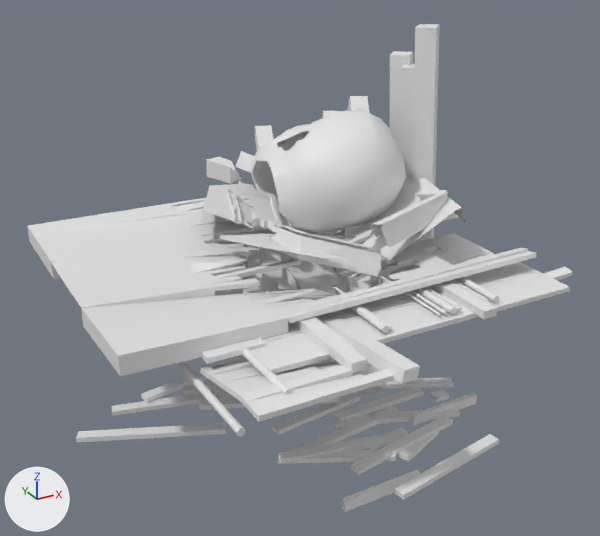
What one commit did to the FBX model project-middleisle/Assets/Geometry/Props/Head piece fix3.fbx.
Camera for both pictures: a 50 mm camera at (-16.13, -24.65, 8.94) aimed at (-5.44, -5.19, -0.79). Every picture has the same lights, and +X, +Y and +Z are marked at lower left. Materials are left out; every surface is plain grey. Where no turn or scale is listed for an object, it has been applied to the vertices. Vertices at the same position are counted once.

Before the edit, the objects in view are built like this:
```python
me_mesh = bpy.data.meshes.new('Mesh')
me_mesh.from_pydata(...)  # 4916 vertices, 4302 faces; spans x -12.6..1.2, y -12.4..3.2, z -5.2..5.5
# faces by material slot: [1148, 6, 580, 6, 26, 751, 296, 1489]
me_mesh.materials.append(mat_floor_tile1)
me_mesh.materials.append(mat_defaulthdmaterial1)
me_mesh.materials.append(mat_lambert10)
me_mesh.materials.append(mat_lambert11)
me_mesh.materials.append(mat_backboard1)
me_mesh.materials.append(mat_head)
me_mesh.materials.append(mat_backing)
me_mesh.materials.append(mat_podium)
ob_ear_remeshed_ear_remeshed_wood_floor2 = bpy.data.objects.new('ear_remeshed:ear_remeshed:wood_floor2', me_mesh)
ob_ear_remeshed_ear_remeshed_wood_floor2.location = (0.0, 0.0, 0.0)
```
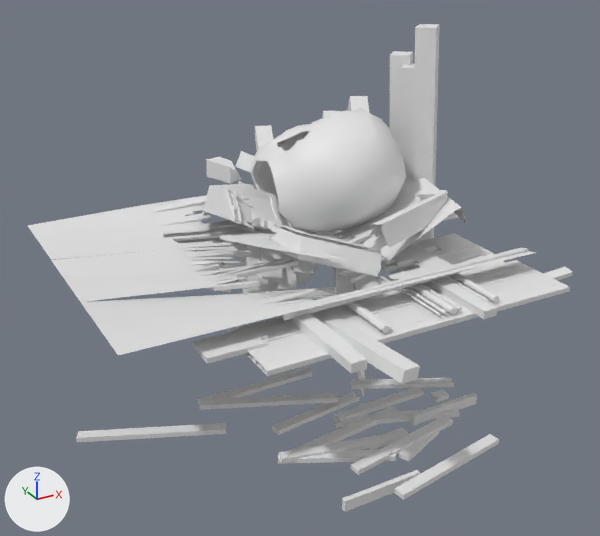
Location of each change, [x1, y1, x2, y2] in pixels of the pictures (600 x 536 px; the box of a moved part takes in the faces that stretch with it):
'ear_remeshed:ear_remeshed:wood_floor2', reshaped: before [27, 24, 573, 512]; after [28, 24, 573, 512]
part 1 of me_mesh, deleted: before [111, 223, 395, 437]
part 2 of me_mesh, moved or reshaped: before [27, 181, 536, 376]; after [28, 195, 536, 355]

Patch to the scene script:
```diff
--- a/project-middleisle/Assets/Geometry/Props/Head piece fix3.fbx.py
+++ b/project-middleisle/Assets/Geometry/Props/Head piece fix3.fbx.py
@@ me_mesh @@
 # used by ob_ear_remeshed_ear_remeshed_wood_floor2; location = (0.0, 0.0, 0.0)
-me_mesh.from_pydata(...)  # 4916 vertices, 4302 faces; spans x -12.6..1.2, y -12.4..3.2, z -5.2..5.5
+me_mesh.from_pydata(...)  # 4547 vertices, 3852 faces; spans x -12.6..1.0, y -12.4..3.2, z -5.2..5.5
+# me_mesh part 1: 26 loose pieces with 232 vertices, spanning x -11.4..1.2, y -12.0..-0.3, z -4.1..0.4, are deleted
+# me_mesh part 2: 94 vertices moved within x -12.0..0.0, y -10.2..0.5, z -2.4..0.6; 384 vertices removed from x -12.0..0.0, y -9.0..0.0, z -3.3..0.0; 247 vertices added at x -12.0..0.0, y -9.0..0.0, z -1.0..0.1
```
